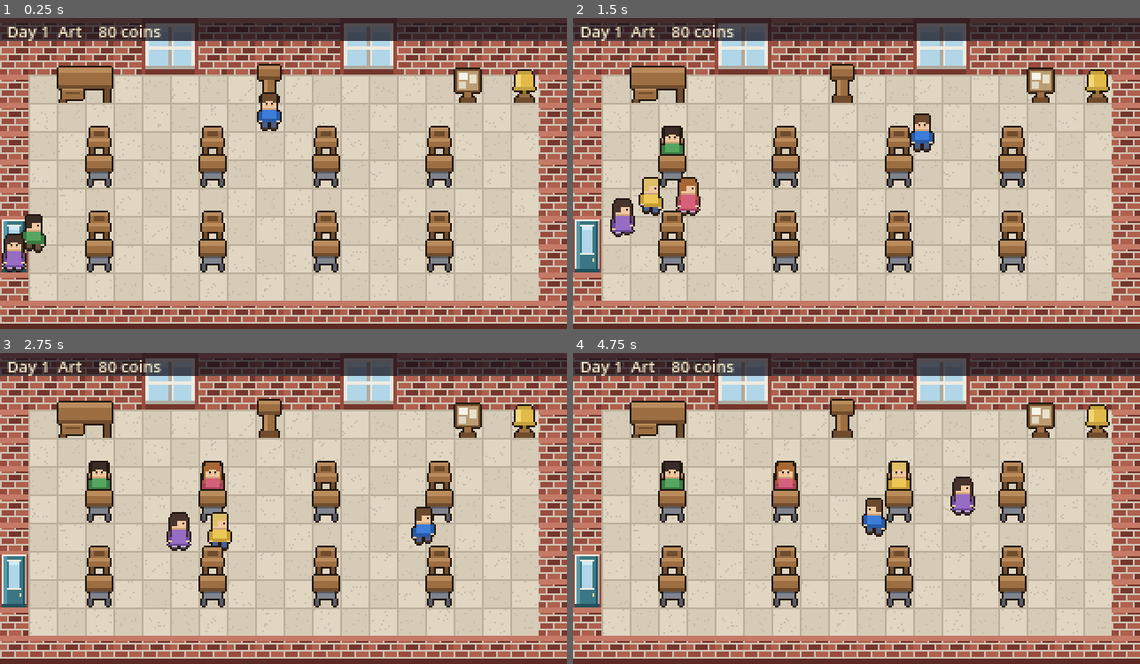
Above: before the commit, frames 1-4 (two rows, left to right).
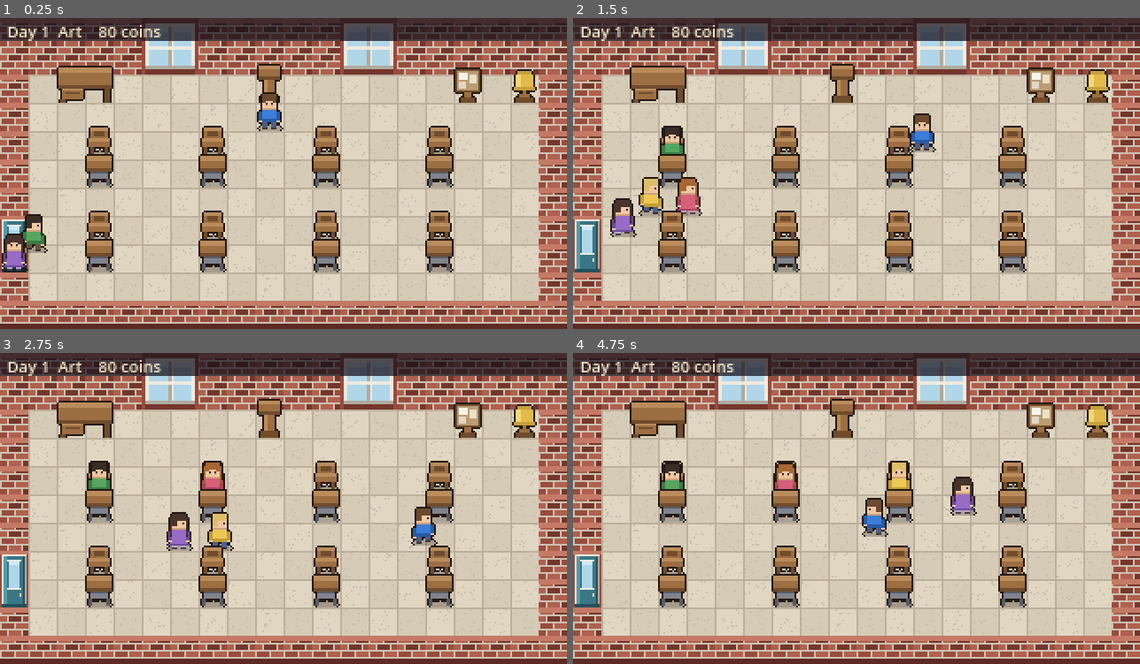
Above: after the commit, the same moments.

Repository: Mbottega16/EduSystem
Game: Godot game, scene res://scenes/main.tscn
Two runs of this game, one before a commit and one after it. Both use one fixed random seed, a clock stepped at 60 frames per second and the inputs below.
Inputs:
- Up to frame 1 (0.25 s): no input
- Up to frame 2 (1.5 s): tap Enter at 0.5 s; hold D (move_right) 0.53-1.28 s; tap E (interact) at 0.6, 1.35 s; hold S (move_down) from 1.28 s (still down)
- Up to frame 3 (2.75 s): release S (move_down) at 2.03 s; hold D (move_right) from 2.03 s (still down); tap E (interact) at 2.1 s
- Up to frame 4 (4.75 s): release D (move_right) at 2.78 s; hold W (move_up) 2.78-3.53 s; tap E (interact) at 2.85, 3.6, 4.35 s; hold A (move_left) from 3.53 s (still down)

The runs differ from the first frame. In frame 1, 0.8% of the frame differs, in the area x 0-80%, y 34-82%; in frame 2, 0.9%; in frame 3, 0.8%; in frame 4, 0.9%, in the area x 15-80%, y 35-82%.

Commit message:
Audio, shadows, idle animation, and sprites you can draw in a text file
The project had no audio at all and not one tween. In a 320x176 game with a
fixed camera you cannot pan to what just happened, so sound is not polish --
it is the second half of the feedback.

- tools/make_audio.py synthesises all eleven sounds in code, the same way
  make_art.py draws every image. Struck-metal bell with inharmonic partials,
  footsteps, a falling two-tone when a student gets stuck, a rising one when
  you unstick them, paper, coins, menu blips.
- Sfx autoload with an 8-voice pool so eight sheets sound like eight sheets,
  per-sound throttling so footsteps don't machine-gun, and slight random
  pitch on repeats.
- Contact shadows under every character and prop. Everything used to look
  pasted onto the floor rather than standing on it; this is the cheapest
  thing in make_art.py that changes how the game looks.
- Seated students breathe, phase-offset by id so a room of them doesn't
  inhale in unison. Eight identical frozen poses was the dominant image of
  the game and read as mannequins.
- The "?" now pops in with a back-eased tween and a sound.

And tools/sprites/*.txt: draw a sprite as a grid of characters with a hex
palette, and make_art.py turns it into a PNG. The rest of the art is plotted
by coordinate, which means you cannot see what you are making until you run
it. This means art can be added to the game without touching any code.

Also made the desk papers state-driven rather than event-driven -- they were
only correct if the classroom node happened to be the thing that advanced
the work, which a test caught by advancing it another way.

Co-Authored-By: Claude Opus 5 <noreply@anthropic.com>

Diff:
--- a/project.godot
+++ b/project.godot
@@ -12,6 +12,7 @@
 [autoload]
 
 Game="*res://scripts/autoload/game.gd"
+Sfx="*res://scripts/autoload/sfx.gd"
 
 [display]
 
--- a/scripts/actors/actor.gd
+++ b/scripts/actors/actor.gd
@@ -30,6 +30,9 @@
 
 var _cycle_pos := 0
 var _frame_timer := 0.0
+## Phase offset so a room full of seated people does not breathe in unison.
+var idle_phase := 0.0
+var _step_side := false
 
 
 ## Move in `dir` (unnormalised is fine) and animate accordingly.
@@ -61,6 +64,10 @@
 	if _frame_timer >= FRAME_TIME:
 		_frame_timer -= FRAME_TIME
 		_cycle_pos = (_cycle_pos + 1) % WALK_CYCLE.size()
+		# a footfall on each of the two stepping frames
+		if WALK_CYCLE[_cycle_pos] % 2 == 1:
+			_step_side = not _step_side
+			on_step()
 	_set_frame(WALK_CYCLE[_cycle_pos])
 
 
@@ -100,6 +107,23 @@
 	return Vector2.DOWN
 
 
+## Overridden by the player so only the teacher's own footsteps are heard —
+## eight students walking in at once would be a stampede.
+func on_step() -> void:
+	pass
+
+
+## A slow breath while seated. Eight identical frozen poses was the dominant
+## image of the game and read as a room of mannequins; this is two lines and
+## fixes most of that.
+func idle_bob(delta: float) -> void:
+	if not seated or sprite == null:
+		return
+	idle_phase += delta
+	var lift := -12.0 + sin(idle_phase * 1.9) * 0.6
+	sprite.position.y = lift
+
+
 func _set_frame(f: int) -> void:
 	if sprite != null:
 		sprite.frame_coords = Vector2i(f, facing)
--- a/scripts/actors/player.gd
+++ b/scripts/actors/player.gd
@@ -84,6 +84,11 @@
 	return best
 
 
+## Only the teacher's footsteps are audible.
+func on_step() -> void:
+	Sfx.play_varied("step", 0.12)
+
+
 func carry_work(n: int) -> void:
 	carrying += n
 	_refresh_carry_icon()
--- a/scripts/actors/student.gd
+++ b/scripts/actors/student.gd
@@ -26,6 +26,7 @@
 
 func bind(d: StudentData) -> void:
 	data = d
+	idle_phase = float(d.id) * 0.9      # so they don't breathe in unison
 	var tex: Texture2D = load("res://art/%s.png" % d.art)
 	if tex != null:
 		sprite.texture = tex
@@ -58,8 +59,17 @@
 
 
 func set_bubble(on: bool) -> void:
-	if bubble != null:
-		bubble.visible = on
+	if bubble == null or bubble.visible == on:
+		return
+	bubble.visible = on
+	if on:
+		# a small pop, and a sound, because a boolean toggle thirty tiles
+		# away in a static frame is genuinely easy to miss
+		Sfx.play_varied("stuck")
+		bubble.scale = Vector2(0.4, 0.4)
+		var tw := create_tween()
+		tw.tween_property(bubble, "scale", Vector2.ONE, 0.18) \
+			.set_trans(Tween.TRANS_BACK).set_ease(Tween.EASE_OUT)
 
 
 ## Colours for the little bar over their head.
@@ -86,6 +96,7 @@
 
 
 func _physics_process(delta: float) -> void:
+	idle_bob(delta)
 	if data != null and data.work_state == StudentData.Work.WORKING:
 		queue_redraw()
 	if _path.is_empty():
--- a/scripts/autoload/game.gd
+++ b/scripts/autoload/game.gd
@@ -151,6 +151,8 @@
 
 func add_coins(amount: int) -> void:
 	coins = maxi(0, coins + amount)
+	if amount > 0 and is_inside_tree():
+		Sfx.play("coins")
 	coins_changed.emit(coins)
 
 
--- /dev/null
+++ b/scripts/autoload/sfx.gd
@@ -0,0 +1,75 @@
+extends Node
+
+## Sound. Registered as the `Sfx` autoload.
+##
+## In a 320x176 game with a fixed camera, audio is the main channel for
+## "something just happened over there" — you cannot pan to it, and a
+## boolean sprite toggle thirty tiles away is genuinely easy to miss. This
+## is not polish; it is the second half of the game's feedback.
+##
+## Every sound is generated by tools/make_audio.py, the same way every image
+## is generated by tools/make_art.py.
+
+## A small pool so overlapping sounds don't cut each other off — eight
+## students finishing at once should sound like eight sheets, not one.
+const VOICES := 8
+
+## Sounds that would become noise if fired every frame, and how long to
+## suppress a repeat for.
+const THROTTLE := {"step": 0.26, "stuck": 0.12, "blip": 0.05}
+
+var enabled: bool = true
+var volume_db: float = -6.0
+
+var _players: Array[AudioStreamPlayer] = []
+var _next: int = 0
+var _streams: Dictionary = {}
+var _last_played: Dictionary = {}
+
+
+func _ready() -> void:
+	for i in VOICES:
+		var p := AudioStreamPlayer.new()
+		p.bus = "Master"
+		add_child(p)
+		_players.append(p)
+
+
+func play(name: String, pitch: float = 1.0) -> void:
+	if not enabled:
+		return
+
+	var now := Time.get_ticks_msec() / 1000.0
+	if THROTTLE.has(name):
+		var last := float(_last_played.get(name, -999.0))
+		if now - last < float(THROTTLE[name]):
+			return
+	_last_played[name] = now
+
+	var stream := _stream(name)
+	if stream == null:
+		return
+	var p := _players[_next]
+	_next = (_next + 1) % _players.size()
+	p.stream = stream
+	p.pitch_scale = pitch
+	p.volume_db = volume_db
+	p.play()
+
+
+## Slight random pitch, so a repeated sound doesn't turn into a machine gun.
+func play_varied(name: String, spread: float = 0.08) -> void:
+	play(name, 1.0 + randf_range(-spread, spread))
+
+
+func _stream(name: String) -> AudioStream:
+	if _streams.has(name):
+		return _streams[name]
+	var path := "res://audio/%s.wav" % name
+	if not ResourceLoader.exists(path):
+		push_warning("no such sound: %s" % name)
+		_streams[name] = null
+		return null
+	var s: AudioStream = load(path)
+	_streams[name] = s
+	return s
--- a/scripts/interact/bell.gd
+++ b/scripts/interact/bell.gd
@@ -27,5 +27,6 @@
 	var room := _classroom()
 	if room == null:
 		return
+	Sfx.play("bell")
 	day_ended.emit(room.end_day())
 	used.emit(by)
--- a/scripts/interact/desk_station.gd
+++ b/scripts/interact/desk_station.gd
@@ -58,15 +58,18 @@
 	match action():
 		Action.HELP:
 			if s.help():
+				Sfx.play("help")
 				used.emit(by)
 		Action.COLLECT_WORK:
 			if s.collect_work():
+				Sfx.play_varied("paper")
 				show_paper(false)
 				if by != null and by.has_method("carry_work"):
 					by.carry_work(1)
 				used.emit(by)
 		Action.COLLECT_HW:
 			s.hw_state = StudentData.HW.COLLECTED
+			Sfx.play_varied("paper")
 			if by != null and by.has_method("carry_homework"):
 				by.carry_homework(1)
 			used.emit(by)
--- a/scripts/interact/marking_desk.gd
+++ b/scripts/interact/marking_desk.gd
@@ -37,6 +37,7 @@
 		return
 	if c.carrying > 0:
 		handed_in += c.carrying
+		Sfx.play("paper")
 		c.drop_all_work()
 		work_handed_in.emit(handed_in)
 	elif c.carrying_hw > 0:
--- a/scripts/interact/podium.gd
+++ b/scripts/interact/podium.gd
@@ -38,6 +38,7 @@
 	if room == null:
 		return
 	if Game.phase == Game.Phase.MORNING:
+		Sfx.play("start")
 		lesson_started.emit(room.start_lesson())
 	elif Game.phase == Game.Phase.LESSON:
 		lesson_ended.emit(room.end_lesson())
--- a/scripts/ui/hud.gd
+++ b/scripts/ui/hud.gd
@@ -134,6 +134,7 @@
 
 
 func show_day_report(report: Dictionary) -> void:
+	Sfx.play("grade")
 	_open(Mode.REPORT)
 	title.text = "DAY %d DONE" % int(report.get("day", 0))
 	body.text = "\n".join([
@@ -280,18 +281,24 @@
 			_render_catalogue()
 		elif Input.is_action_just_pressed("move_up") and not rows.is_empty():
 			_sel = (_sel - 1 + rows.size()) % rows.size()
+			Sfx.play("blip")
 			_render_catalogue()
 		elif Input.is_action_just_pressed("move_down") and not rows.is_empty():
 			_sel = (_sel + 1) % rows.size()
+			Sfx.play("blip")
 			_render_catalogue()
 		elif Game.claim_interact() and not rows.is_empty():
 			if _shop == Shop.BUY:
 				var id: String = rows[_sel]
 				if Game.can_afford(Items.cost(id)):
+					Sfx.play("confirm")
 					close()
 					item_chosen.emit(id)
+				else:
+					Sfx.play("deny")
 			else:
 				Game.sell_item(rows[_sel]["tile"])
+				Sfx.play("coins")
 				_render_catalogue()
 		return
 
--- a/scripts/world/placement.gd
+++ b/scripts/world/placement.gd
@@ -112,6 +112,7 @@
 		_repeat = 0.0
 	elif _repeat <= 0.0:
 		move_by(d)
+		Sfx.play("blip")
 		_repeat = 0.14
 
 
@@ -123,5 +124,8 @@
 		cancelled.emit()
 	elif Game.claim_interact():
 		if is_valid():
+			Sfx.play("confirm")
 			placed.emit(item_id, tile)
 			finish()
+		else:
+			Sfx.play("deny")
Binary file changed: art/art_easel.png
Binary file changed: art/chair.png
Binary file changed: art/desk.png
Binary file changed: art/lab_bench.png
Binary file changed: art/plant.png
Binary file changed: art/player.png
Binary file added: art/poster_abc.png
Binary file changed: art/student_a.png
Binary file changed: art/student_b.png
Binary file changed: art/student_c.png
Binary file changed: art/student_d.png
Binary file changed: art/student_e.png
(and 21 more such lines)
